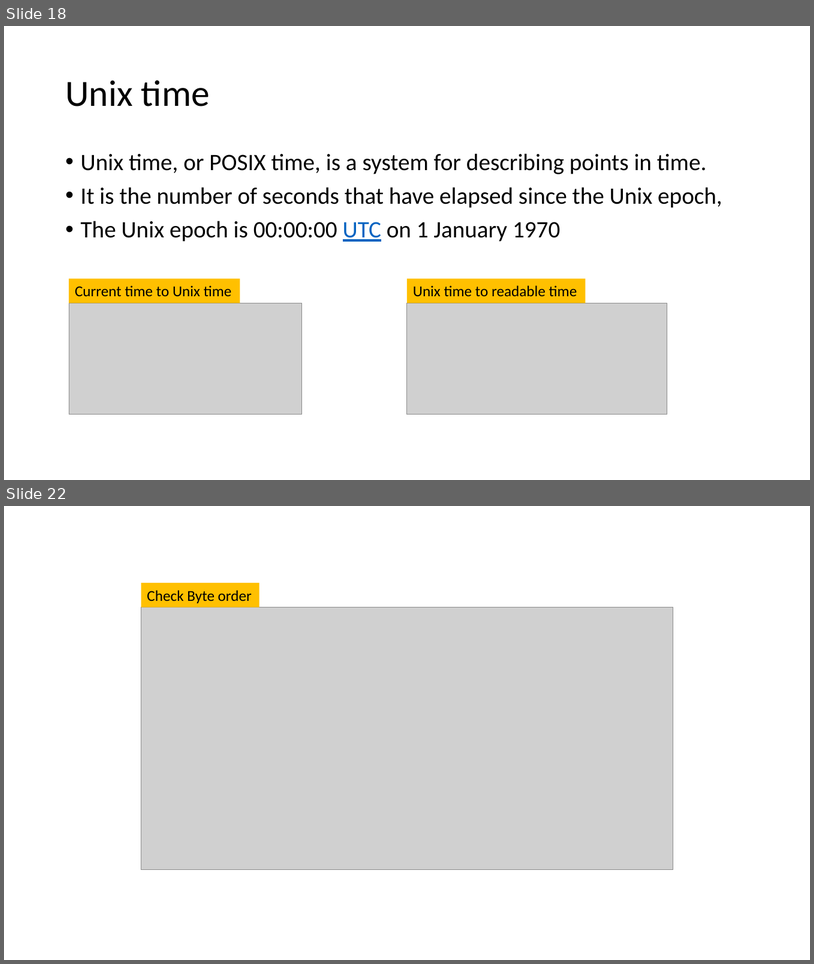
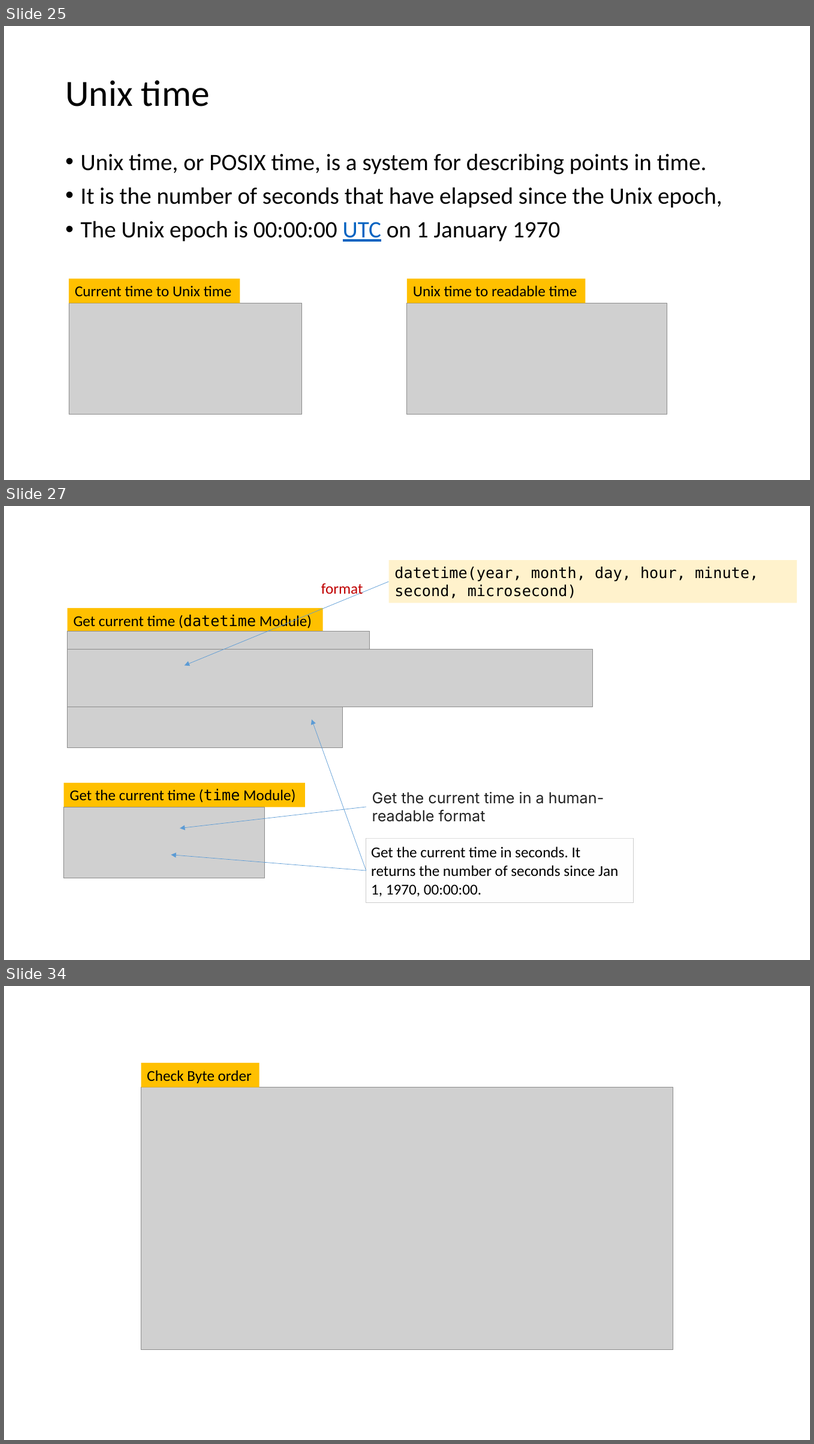
Before and after one commit to frankwxu/digital-forensics-lab, a slide deck: Basic_Computer_Skills_for_Forensics/0_Number_Systems.pptx. Shown one above the other, each under a label of ours: slides 18 and 22 before the commit, slides 25, 27 and 34 after it; the slides between them are not shown. The pictures are 814x964 and 814x1444 pixels, drawn with LibreOffice and Linux fonts; fonts in the diff are those of the drawing; grey boxes stand for pictures; background and template pictures are left out. Boxes give left, top, right and bottom in pixels: in the first picture for what was removed or moved away, otherwise in the second. Text is boxed around its words. In the diff, an @@ line names an element or a change of style, - is before the commit and + after.

Commit message:
add python code to Number System PPT for demostrating data conversion

```diff
--- a/Basic_Computer_Skills_for_Forensics/0_Number_Systems.pptx
+++ b/Basic_Computer_Skills_for_Forensics/0_Number_Systems.pptx
@@ slide 27 added at bbox=[4, 506, 810, 960], background #FFFFFF @@
@@ rectangle added at bbox=[389, 560, 797, 603], fill #FFF2CC, 18 pt, text #000000 @@
+datetime(year, month, day, hour, minute, second, microsecond)
@@ arrow added from (389, 582) to (185, 665), #5B9BD5 0.5 pt @@
@@ text added at bbox=[321, 583, 363, 598], 18 pt, text #C00000 @@
+format
@@ rectangle added at bbox=[68, 608, 323, 633], fill #FFC000, 18 pt, text #000000 @@
+Get current time (datetime Module)
@@ picture added at bbox=[68, 631, 370, 649] @@
@@ picture added at bbox=[68, 649, 593, 706] @@
@@ picture added at bbox=[68, 707, 343, 748] @@
@@ arrow added from (366, 870) to (312, 720), #5B9BD5 0.5 pt @@
@@ rectangle added at bbox=[64, 783, 305, 807], fill #FFC000, 18 pt, text #000000 @@
+Get the current time (time Module)
@@ text added at bbox=[372, 792, 604, 822], 18 pt, text #222222 @@
+Get the current time in a human-readable format
@@ picture added at bbox=[64, 807, 265, 878] @@
@@ arrow added from (366, 807) to (180, 828), #5B9BD5 0.5 pt @@
@@ table added at bbox=[366, 838, 634, 903], 1 rows, 1 columns @@
+Get the current time in seconds. It returns the number of seconds since Jan 1, 1970, 00:00:00.
@@ arrow added from (366, 870) to (171, 855), #5B9BD5 0.5 pt @@
@@ what was slide 18 is now slide 25 @@
@@ what was slide 22 is now slide 34 @@
```
Also in this commit, not shown: 7 slides changed, 11 other slides added, 1 other file.
